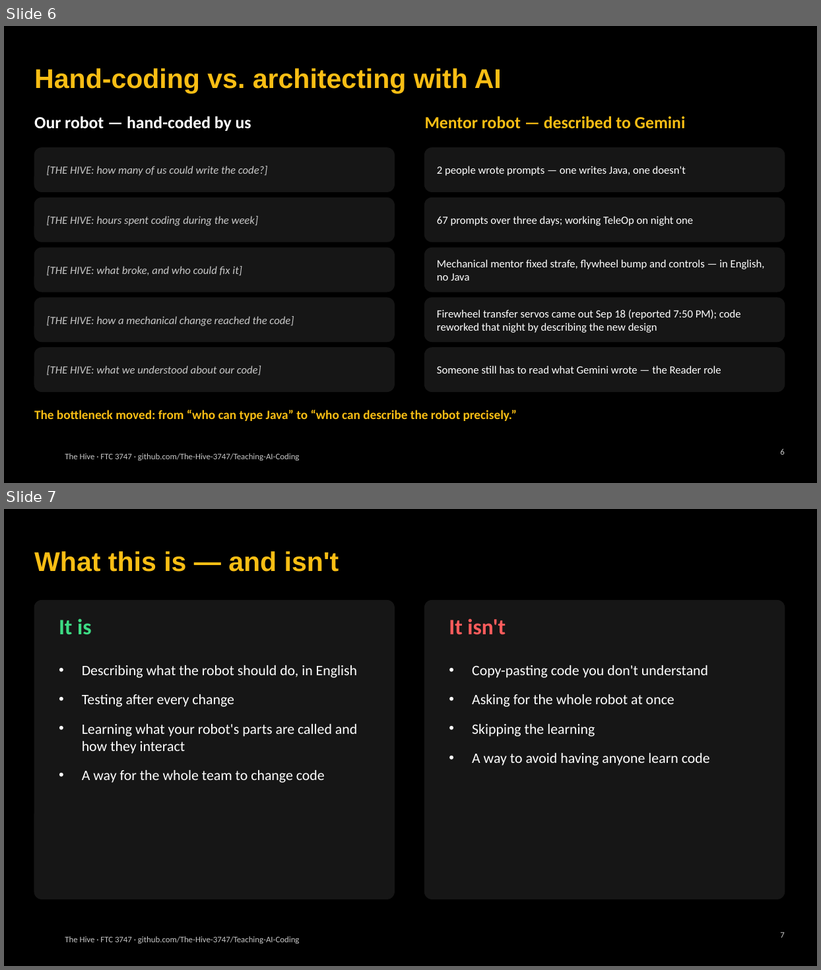
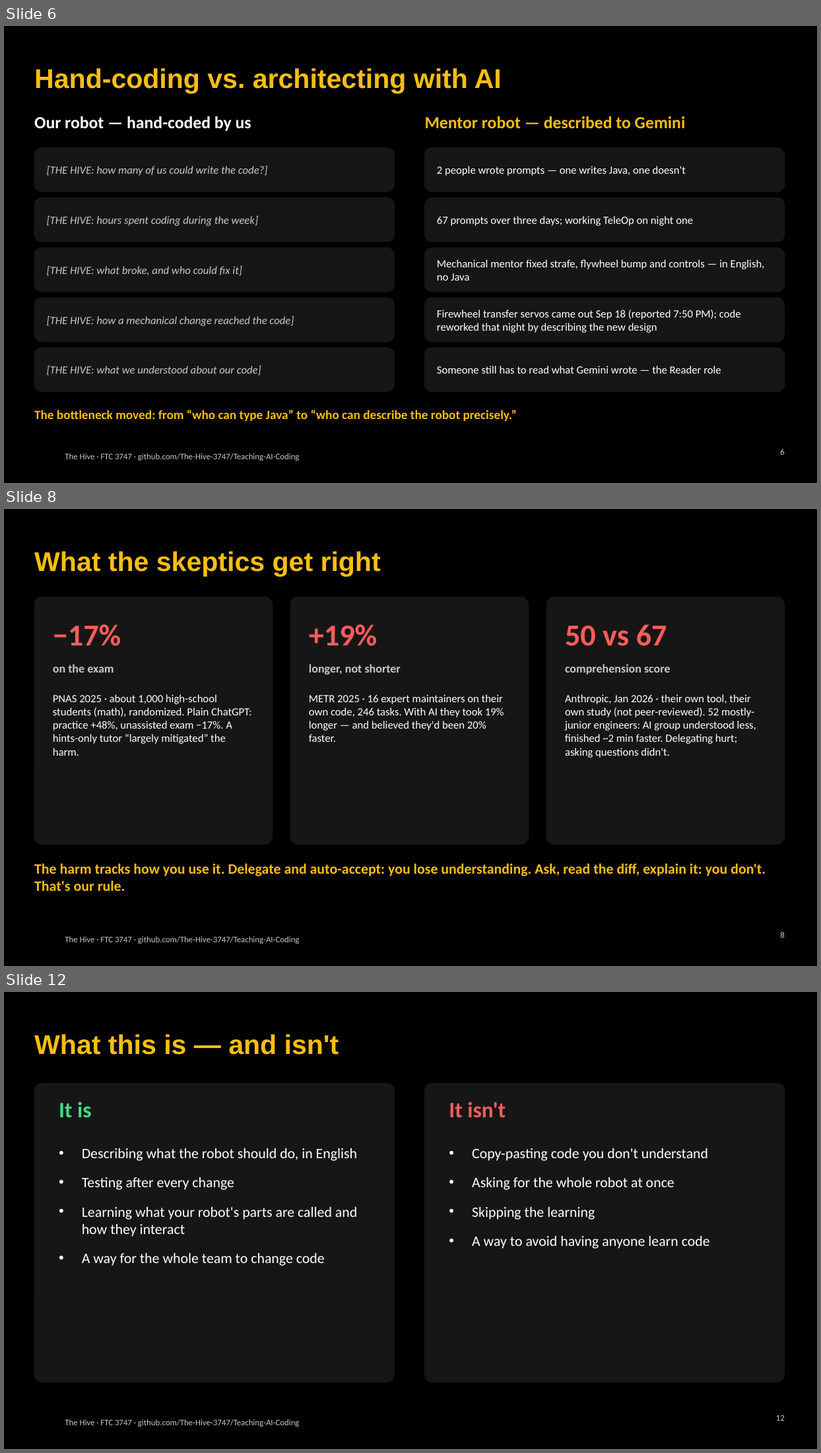
Before and after one commit to The-Hive-3747/Teaching-AI-Coding, a slide deck: slides/kickoff.pptx. Shown one above the other, each under a label of ours: slides 6 and 7 before the commit, slides 6, 8 and 12 after it; the slides between them are not shown. The pictures are 821x970 and 821x1453 pixels, drawn with LibreOffice and Linux fonts; fonts in the diff are those of the drawing; background and template pictures are left out. Boxes give left, top, right and bottom in pixels: in the first picture for what was removed or moved away, otherwise in the second. Text is boxed around its words. In the diff, an @@ line names an element or a change of style, - is before the commit and + after.

```diff
--- a/slides/kickoff.pptx
+++ b/slides/kickoff.pptx
@@ slide 8 added at (4,509,817,966), background #000000; not listed: 1 template element that a slide beside it also shows @@
@@ title added at (34,551,381,577), 32 pt, text #F9BE14, bold @@
+What the skeptics get right
@@ rounded rectangle added at (34,597,273,844), fill #161616, outline #161616 1 pt @@
@@ rounded rectangle added at (290,597,529,844), fill #161616, outline #161616 1 pt @@
@@ rounded rectangle added at (547,597,785,844), fill #161616, outline #161616 1 pt @@
@@ text added at (53,625,121,646), 36 pt, text #FF5C5C, bold @@
+−17%
@@ text added at (309,625,377,646), 36 pt, text #FF5C5C, bold @@
++19%
@@ text added at (565,625,667,646), 36 pt, text #FF5C5C, bold @@
+50 vs 67
@@ text added at (53,664,114,673), 14 pt, text #C8C8C8, bold @@
+on the exam
@@ text added at (309,664,401,675), 14 pt, text #C8C8C8, bold @@
+longer, not shorter
@@ text added at (565,664,671,675), 14 pt, text #C8C8C8, bold @@
+comprehension score
@@ text added at (53,694,252,756), 13 pt, text #FFFFFF @@
+PNAS 2025 · about 1,000 high-school students (math), randomized. Plain ChatGPT: practice +48%, unassisted exam −17%. A hints-only tutor “largely mitigated” the harm.
@@ text added at (309,694,504,742), 13 pt, text #FFFFFF @@
+METR 2025 · 16 expert maintainers on their own code, 246 tasks. With AI they took 19% longer — and believed they'd been 20% faster.
@@ text added at (565,694,756,758), 13 pt, text #FFFFFF @@
+Anthropic, Jan 2026 · their own tool, their own study (not peer-reviewed). 52 mostly-junior engineers: AI group understood less, finished ~2 min faster. Delegating hurt; asking questions didn't.
@@ text added at (34,863,766,891), 17 pt, text #F9BE14, bold @@
+The harm tracks how you use it. Delegate and auto-accept: you lose understanding. Ask, read the diff, explain it: you don't. That's our rule.
@@ page number added at (780,932,784,938), 10 pt, text #C8C8C8 @@
+8
@@ what was slide 7 is now slide 12 @@
@@ page number at (776,1415,785,1421): text changed @@
-7
+12
```
Also in this commit, not shown: 4 other slides added, 3 other files.
